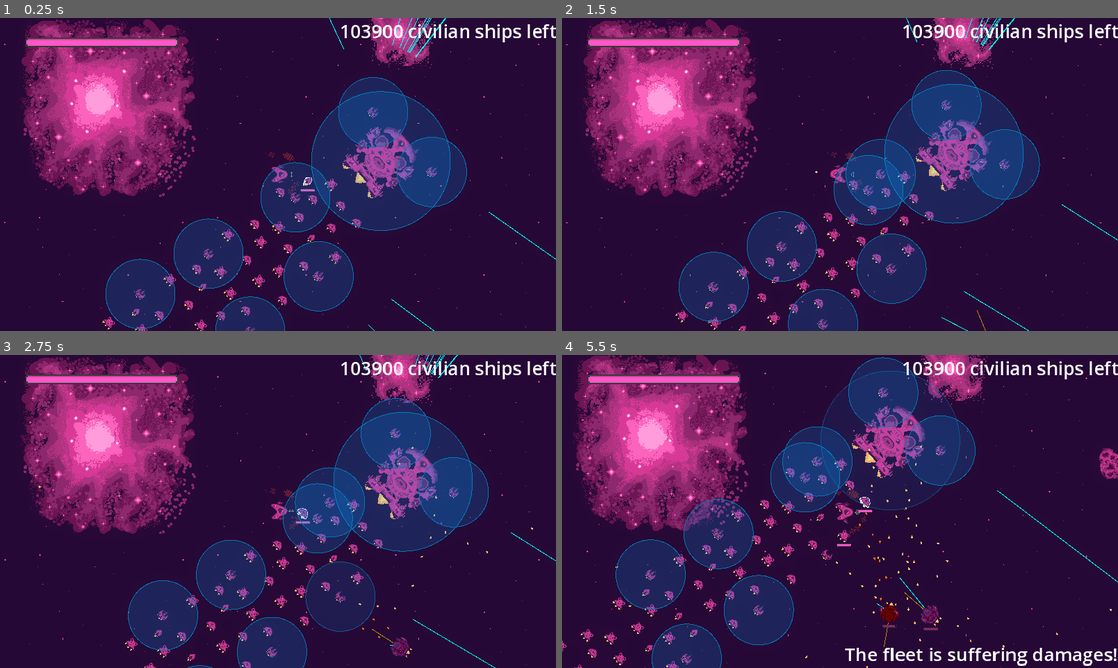
Above: before the commit, frames 1-4 (two rows, left to right).
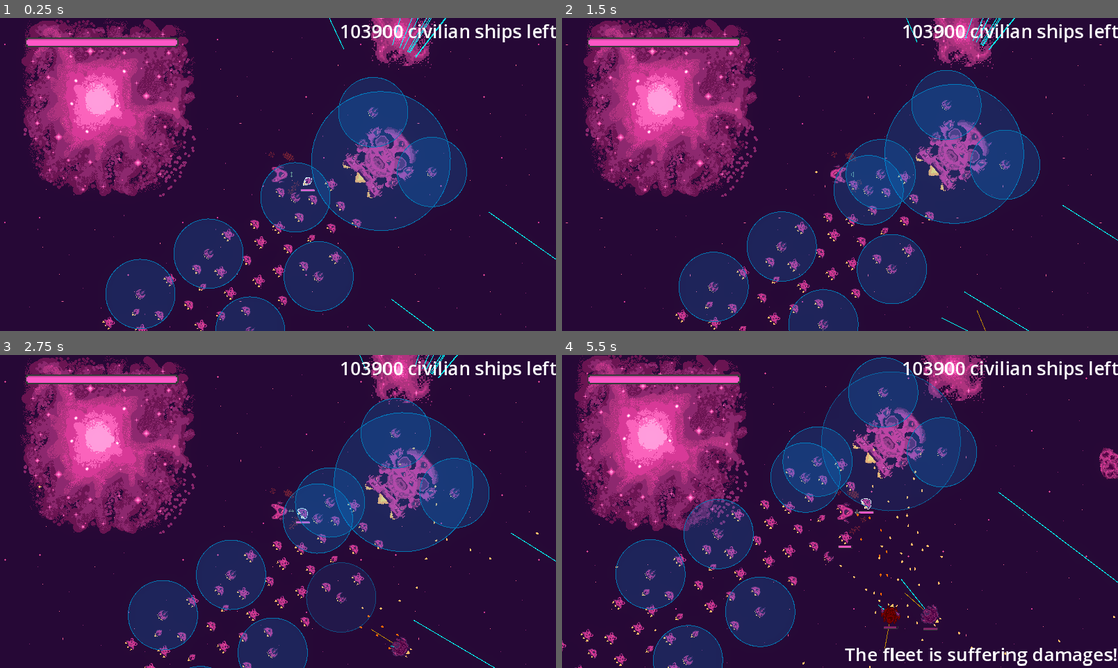
Above: after the commit, the same moments.

Repository: bear-minimum-studio/space-bear
Game: Godot game, scene res://Game.tscn
The game is run twice, just before and just after one commit, with the same random seed, the same clock (stepped at 60 frames per second) and the same inputs.
Inputs:
- Up to frame 1 (0.25 s): no input
- Up to frame 2 (1.5 s): tap Enter (upgrade) at 0.5 s; hold Right (turn_right) 0.53-1.28 s; tap Down (decelerate) at 0.6 s; hold Ctrl (brake) from 1.28 s (still down); tap Space (fire) at 1.35 s
- Up to frame 3 (2.75 s): release Ctrl (brake) at 2.03 s; hold Right (turn_right) from 2.03 s (still down); hold G (grappling_hook) from 2.03 s (still down)
- Up to frame 4 (5.5 s): release Right (turn_right) at 2.78 s; release G (grappling_hook) at 2.78 s; hold Up (accelerate) 2.78-3.53 s; tap F (turret_fire) at 2.85 s; hold Left (turn_left) 3.53-5.03 s; tap Down (decelerate) at 3.6 s; tap Space (fire) at 4.35 s; hold Ctrl (brake) from 5.03 s (still down); hold G (grappling_hook) from 5.03 s (still down)

The runs differ from the first frame. In frame 1, 0.5% of the frame differs, in the area x 19-100%, y 1-100%; in frame 2, 1.3%; in frame 3, 2.1%; in frame 4, 3.7%, in the area x 0-100%, y 0-100%.

Commit message:
fix: allies keep their respective position until the wormhole
also the target node was removed, as the wormhole is the new target

Diff:
--- a/World.gd
+++ b/World.gd
@@ -3,7 +3,7 @@
 @onready var player = $Player
 @onready var mother_ship = $MotherShip
 @onready var flock = $Flock
-@onready var target = $Target
+@onready var wormhole = $Wormhole
 
 var explosion_scene = preload("res://explosion/Explosion.tscn")
 var player_bullet_scene = preload("res://bullet/PlayerBullet.tscn")
@@ -12,7 +12,7 @@
 var current_hook : Node2D
 
 func _ready():
-	get_tree().call_group("flock", "set_movement_target", target.global_transform.origin)
+	get_tree().call_group("flock", "set_convoy_path", wormhole.global_position, mother_ship.global_position)
 	Events.dead_ship.connect(_on_dead)
 	Events.enemy_shoot.connect(_on_enemy_shoot)
 	Events.shoot.connect(_on_ally_shoot)
--- a/World.tscn
+++ b/World.tscn
@@ -31,9 +31,6 @@
 
 [node name="ParallaxBackground" parent="." instance=ExtResource("2_3j3ax")]
 
-[node name="Target" type="Node2D" parent="."]
-position = Vector2(4707, -3614)
-
 [node name="Player" parent="." instance=ExtResource("1_yasag")]
 position = Vector2(159, 130)
 
--- a/npc/civilians/AbstractCivilianShip.gd
+++ b/npc/civilians/AbstractCivilianShip.gd
@@ -2,3 +2,12 @@
 class_name AbstractCivilianShip
 
 @export_range(0,10000,1,"or_greater") var number_of_passengers = 0;
+
+func set_convoy_path(target_position: Vector2, mothership_position: Vector2):
+	# all allies should aim to reach the wormhole while keeping their relative position
+	# the allies behind the mothership have a longer way to go
+	var mothership_trajectory = target_position - mothership_position
+	var direction = mothership_trajectory / mothership_trajectory.length()
+	var additional_trajectory = (mothership_position - self.global_position).project(direction)
+	var trajectory = mothership_trajectory + additional_trajectory
+	set_movement_target(self.global_position + trajectory)
